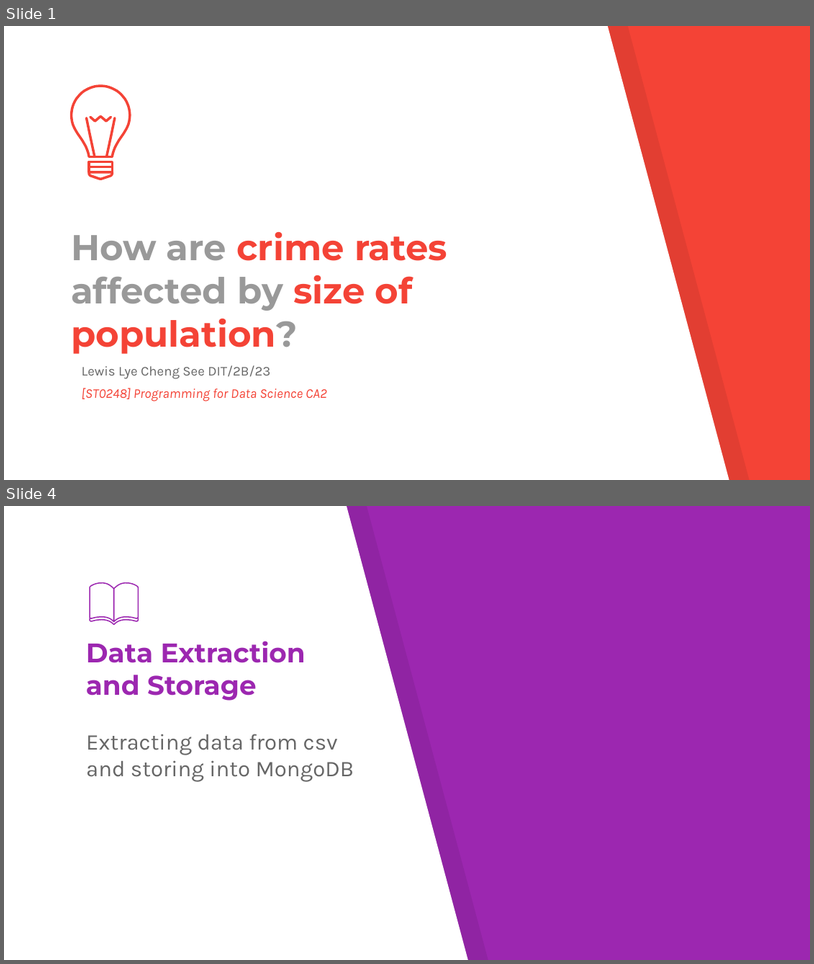
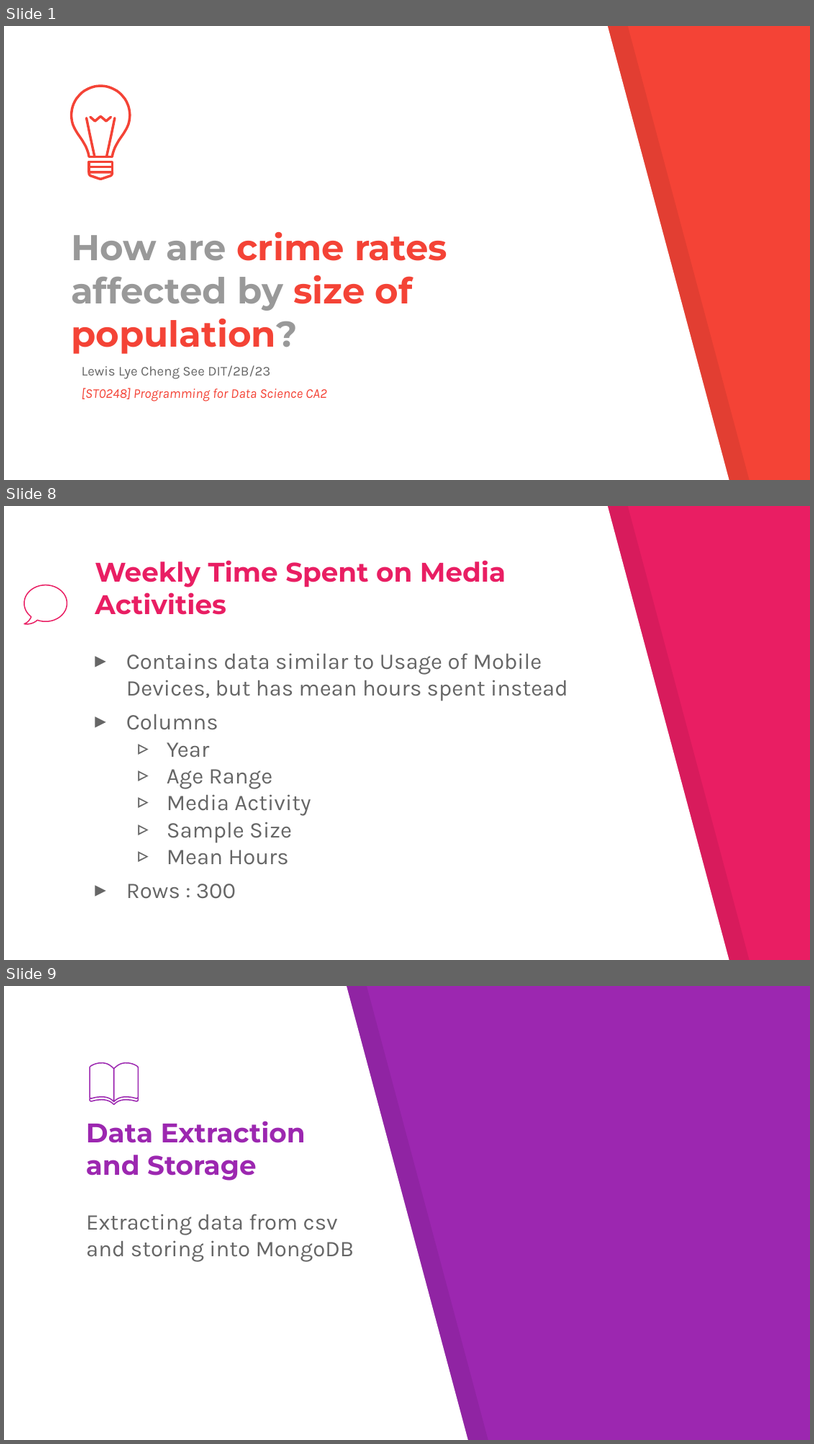
Before and after one commit to Ghos7ie/PDS_CA2, a slide deck: pds_CA2.pptx. Shown one above the other, each under a label of ours: slides 1 and 4 before the commit, slides 1, 8 and 9 after it; the slides between them are not shown. The pictures are 814x964 and 814x1444 pixels, drawn with LibreOffice and Linux fonts; fonts in the diff are those of the drawing. Boxes give left, top, right and bottom in pixels: in the first picture for what was removed or moved away, otherwise in the second. Text is boxed around its words. In the diff, an @@ line names an element or a change of style, - is before the commit and + after.

```diff
--- a/pds_CA2.pptx
+++ b/pds_CA2.pptx
@@ slide 8 added at (4,506,810,960), background #E91E63; not listed: 2 template elements that a slide beside it also shows @@
@@ title added at (95,560,506,615), 24 pt, text #E91E63, bold @@
+Weekly Time Spent on Media Activities
@@ freeform shape added at (24,585,67,624), outline #E91E63 0.96 pt @@
@@ text added at (126,653,568,898), 20 pt, text #666666 @@
+▸ Contains data similar to Usage of Mobile Devices, but has mean hours spent instead
+▸ Columns
+  ▹ Year
+  ▹ Age Range
+  ▹ Media Activity
+  ▹ Sample Size
+  ▹ Mean Hours
+▸ Rows : 300
@@ what was slide 4 is now slide 9 @@
```
Also in this commit, not shown: 2 slides changed, 5 other slides added, 1 slide removed, 5 other files.
